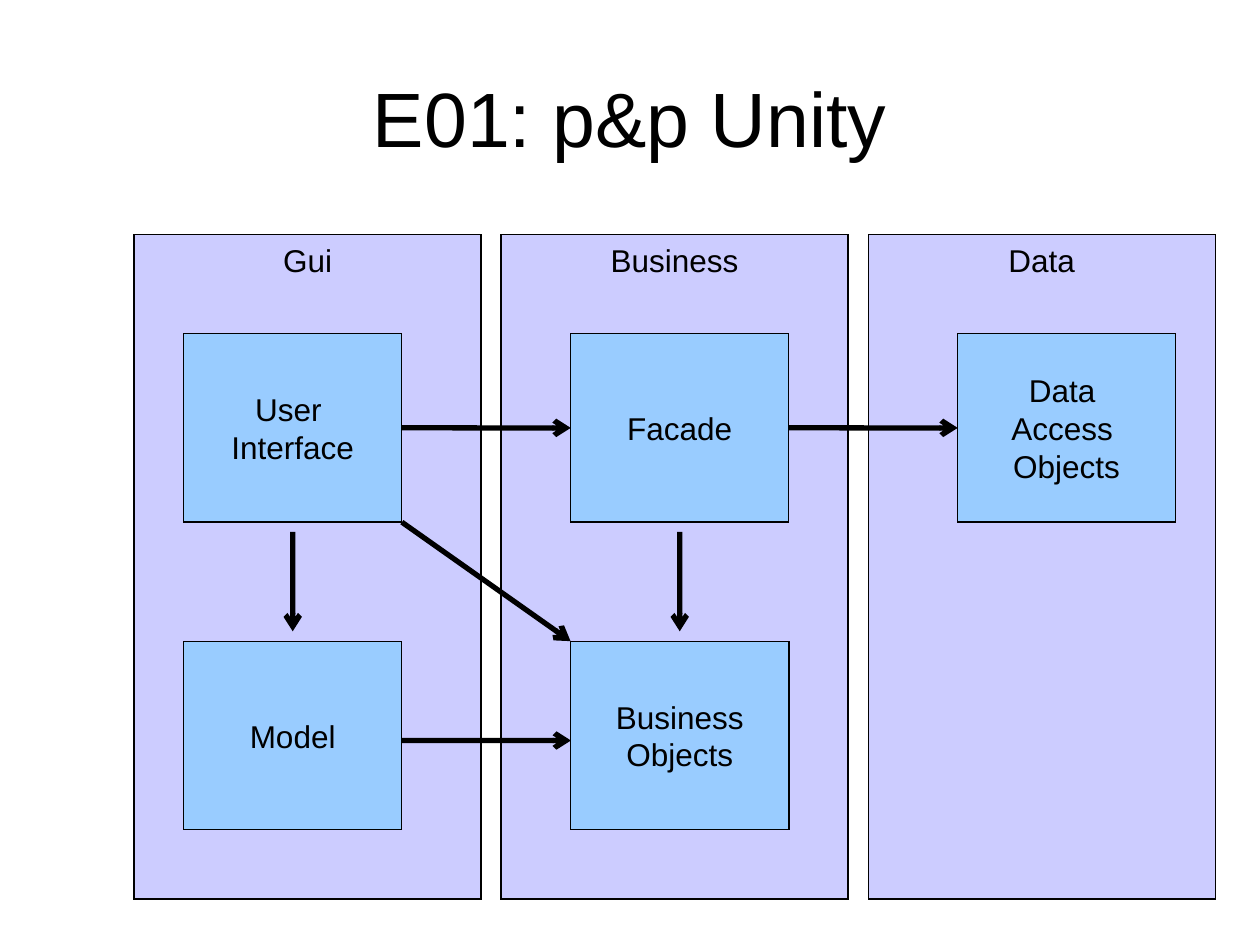
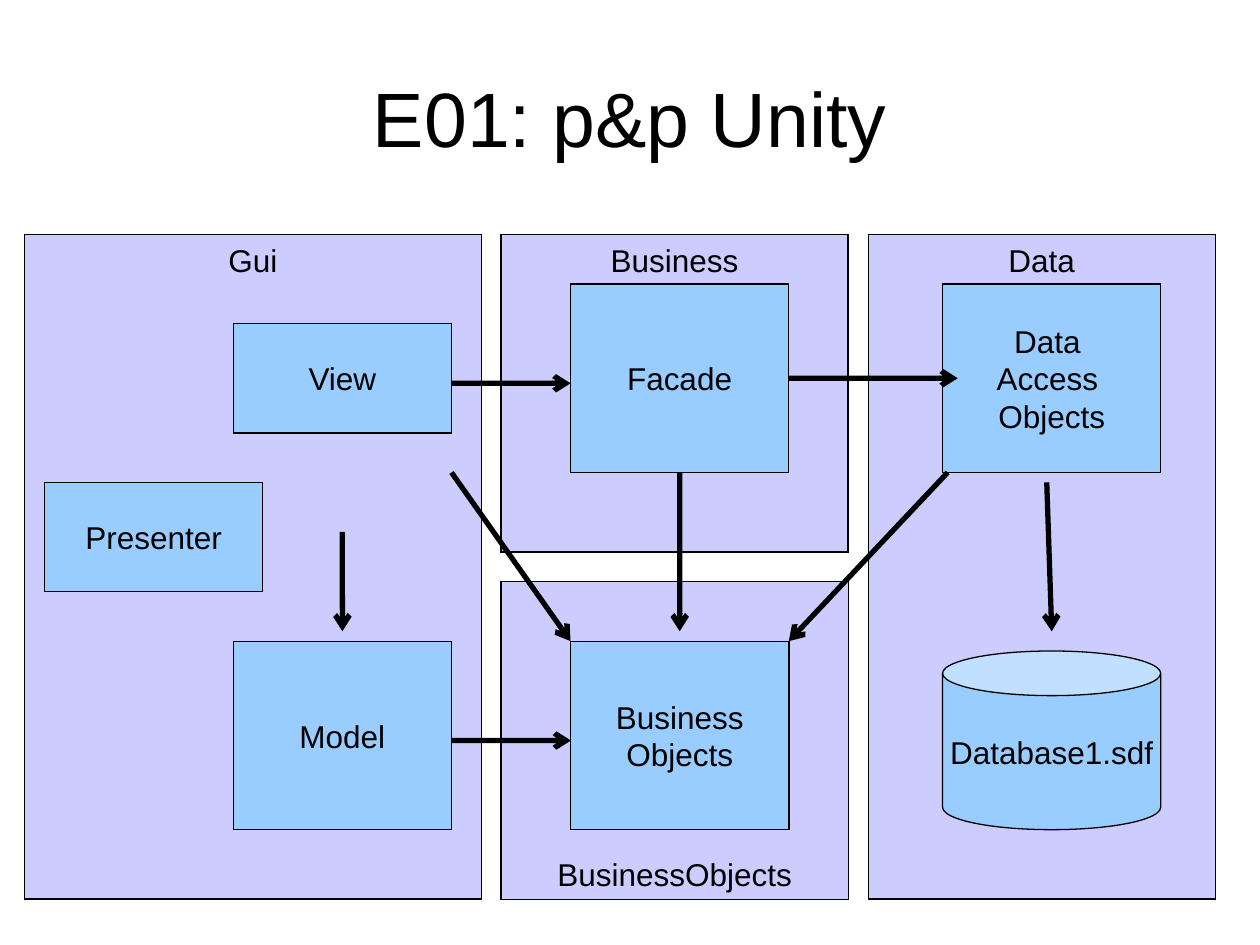
Before and after one commit to Raconeisteron/bakopanos, a slide deck: slide 4 of blog/videos/DeadDevsSociety.ppt. Drawn at 1260x945 pixels with LibreOffice and Linux fonts; fonts in the diff are those of the drawing; background and template pictures are left out. Boxes give left, top, right and bottom in pixels: in the first picture for what was removed or moved away, otherwise in the second. Text is boxed around its words. In the diff, an @@ line names an element or a change of style, - is before the commit and + after.

```diff
--- a/blog/videos/DeadDevsSociety.ppt
+++ b/blog/videos/DeadDevsSociety.ppt
@@ rectangle "Gui": place and size @@
-rectangle "Gui" at bbox=[134, 234, 481, 900]
+rectangle "Gui" at bbox=[25, 234, 481, 900]
@@ rectangle "Business": place and size @@
-rectangle "Business" at bbox=[501, 234, 849, 900]
+rectangle "Business" at bbox=[501, 234, 849, 552]
@@ rectangle "Facade": place and size @@
-rectangle "Facade" at bbox=[571, 334, 789, 523]
+rectangle "Facade" at bbox=[571, 284, 789, 472]
@@ rectangle "Data": place and size @@
-rectangle "Data" at bbox=[958, 334, 1176, 523]
+rectangle "Data" at bbox=[942, 284, 1160, 472]
@@ rectangle added at bbox=[233, 324, 451, 433], fill #99CCFF, outline #000000 0.74 pt, 18 pt, text #000000 @@
+View
@@ rectangle removed at bbox=[184, 334, 402, 523] @@
-User
-Interface
@@ arrow moved from (402, 428) - (571, 428) to (451, 383) - (571, 383) @@
@@ arrow moved from (789, 428) - (958, 428) to (789, 378) - (958, 378) @@
@@ arrow moved from (402, 522) - (571, 641) to (451, 472) - (571, 641) @@
@@ arrow moved from (679, 532) - (679, 631) to (679, 472) - (679, 631) @@
@@ arrow added from (948, 472) to (789, 641), #000000 3 pt @@
@@ rectangle added at bbox=[44, 483, 262, 592], fill #99CCFF, outline #000000 0.74 pt, 18 pt, text #000000 @@
+Presenter
@@ arrow added from (1047, 483) to (1052, 631), #000000 3 pt @@
@@ arrow moved from (292, 532) - (292, 631) to (343, 532) - (343, 631) @@
@@ rectangle added at bbox=[501, 582, 849, 900], fill #CCCCFF, outline #000000 0.74 pt, 18 pt, text #000000 @@
+BusinessObjects
@@ rectangle "Model": place and size @@
-rectangle "Model" at bbox=[184, 641, 402, 830]
+rectangle "Model" at bbox=[233, 641, 451, 830]
@@ cylinder added at bbox=[942, 651, 1160, 830], fill #99CCFF, outline #000000 0.74 pt, 18 pt, text #000000 @@
+Database1.sdf
@@ arrow moved from (402, 741) - (571, 741) to (451, 741) - (571, 741) @@
```
Also in this commit, not shown: 1 slide removed, 15 other files.
